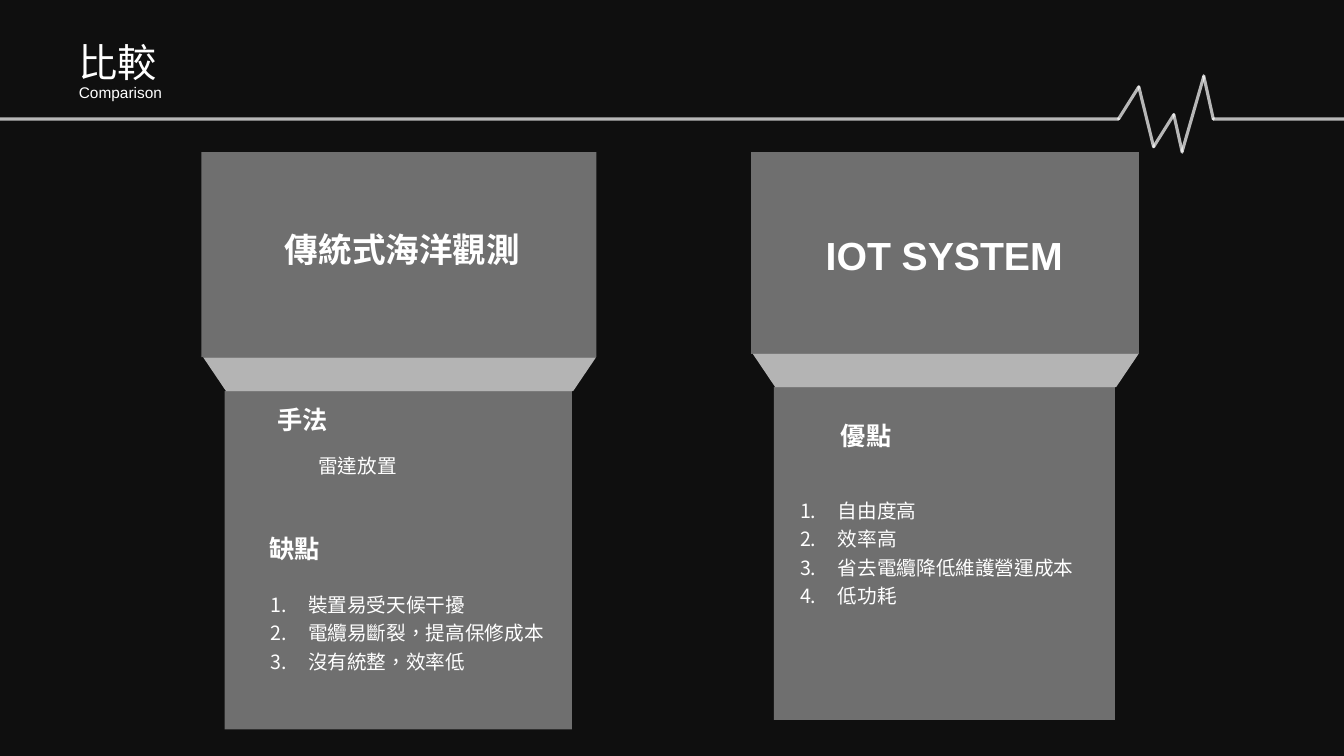
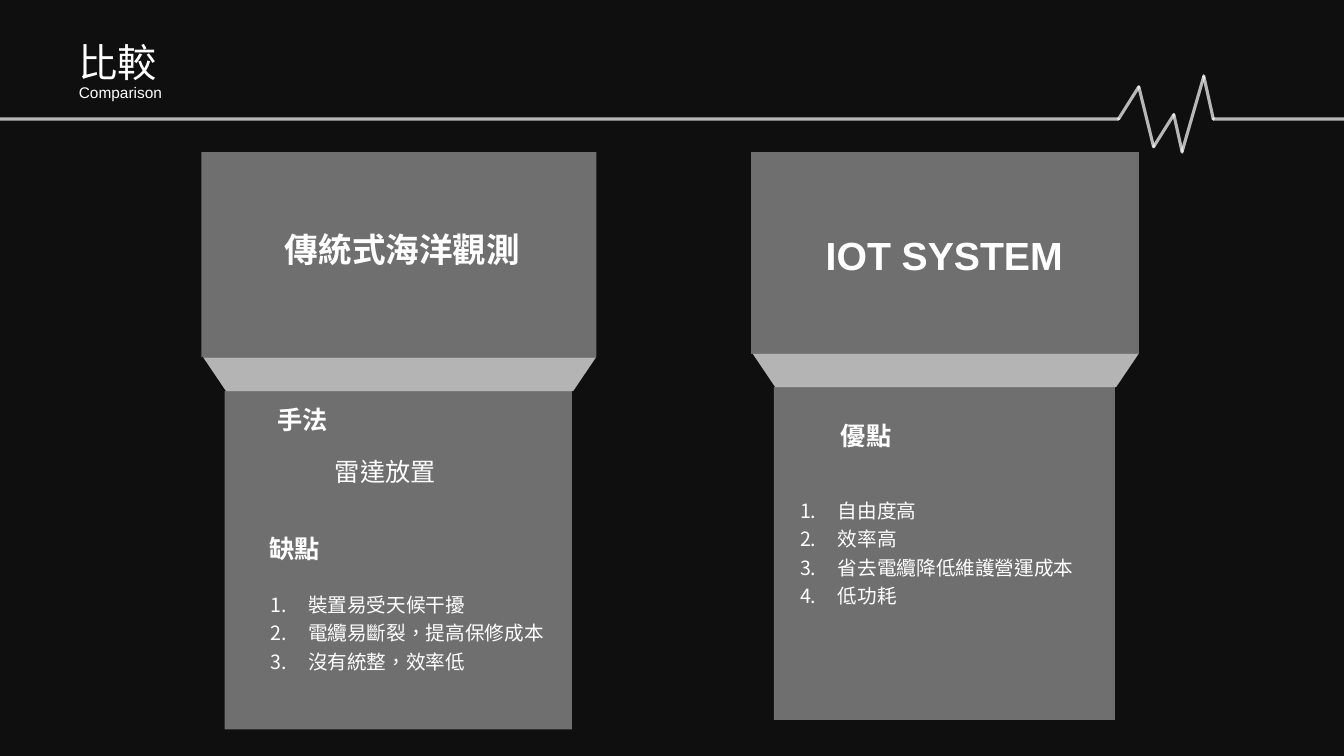
Before and after one commit to Sikako/hackthon, a slide deck: slide 7 of bigdata.pptx. Drawn at 1344x756 pixels with LibreOffice and Linux fonts; fonts in the diff are those of the drawing; background and template pictures are left out; a plain dark background stands for a picture behind light text. Boxes give left, top, right and bottom in pixels: in the first picture for what was removed or moved away, otherwise in the second. Text is boxed around its words. In the diff, an @@ line names an element or a change of style, - is before the commit and + after.

```diff
--- a/bigdata.pptx
+++ b/bigdata.pptx
@@ text "雷達放置": place and size @@
-text "雷達放置" at bbox=[318, 456, 396, 475]
+text "雷達放置" at bbox=[335, 460, 436, 483]
@@ text "雷達放置" at bbox=[335, 460, 436, 483]: size 14 to 18 pt @@
```
Also in this commit, not shown: 6 other slides changed.
